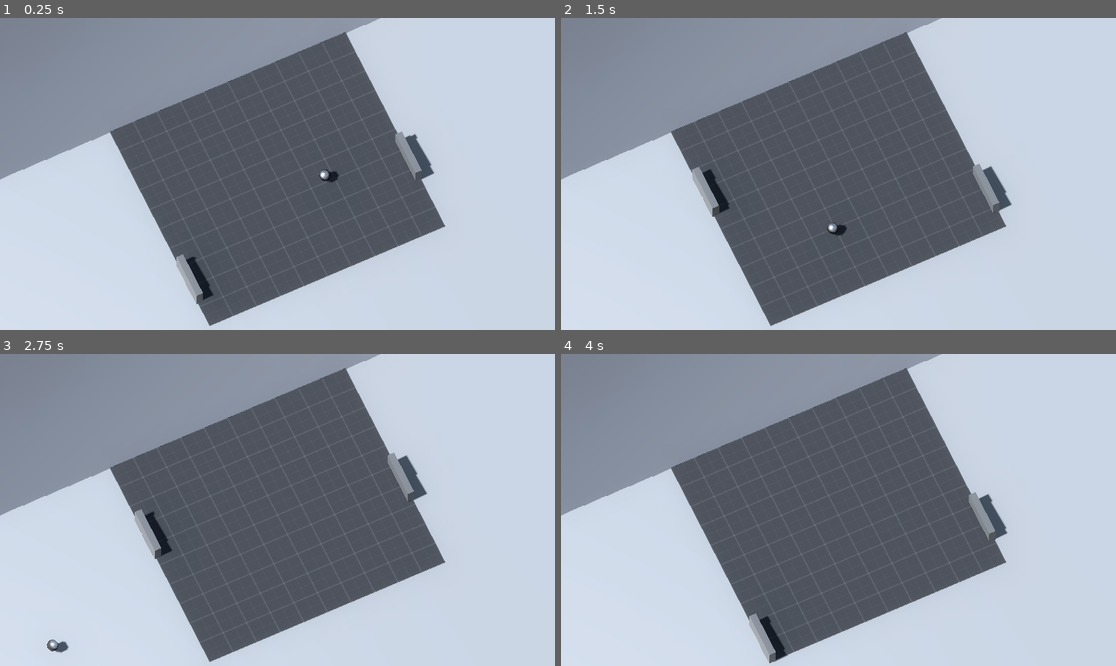
Above: before the commit, frames 1-4 (two rows, left to right).
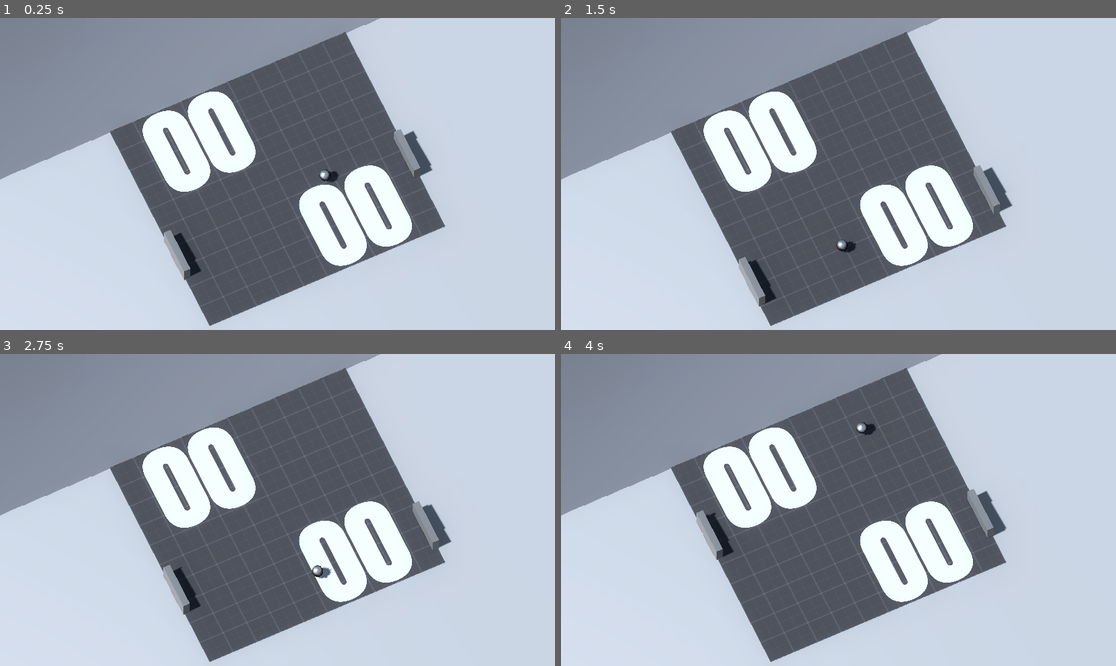
Above: after the commit, the same moments.

Repository: newtsquid-games/newtsquid-pingpong
Game: Godot game, scene res://stages/pingpong-stage.tscn
Same seed, same stepped clock (60 frames per second), same inputs: the game is played once before the commit and once after it.
Inputs (mouse positions are in pixels of both pictures, inside the frame that each line leads up to):
- Up to frame 1 (0.25 s): no input
- Up to frame 2 (1.5 s): move the mouse to (960, 158) at 0.52 s; hold W (MoveUp1) 0.53-1.28 s; move the mouse to (727, 189) at 1.27 s; hold S (MoveDown1) from 1.28 s (still down)
- Up to frame 3 (2.75 s): move the mouse to (333, 441) at 2.02 s; release S (MoveDown1) at 2.03 s; hold W (MoveUp1) from 2.03 s (still down)
- Up to frame 4 (4 s): move the mouse to (810, 572) at 2.77 s; move the mouse to (1005, 556) at 3.52 s; release W (MoveUp1) at 3.53 s; hold S (MoveDown1) from 3.53 s (still down)

The runs differ from the first frame. In frame 1, 8.4% of the frame differs, in the area x 25-79%, y 23-92%; in frame 2, 8.9%; in frame 3, 9.9%, in the area x 8-82%, y 23-96%; in frame 4, 8.9%.

Commit message:
Added score and reset ball system

Diff:
--- a/objects/ball.gd
+++ b/objects/ball.gd
@@ -89,3 +89,10 @@
 	#me.position.z += verticalVelocity * delta * ballspeed
 
 	me.position += getBallVelocity(delta)
+
+	if(me.position.x < -bounds * 3):
+		rightPaddle.awardPoints(1)
+		reset()
+	elif(me.position.x > bounds * 3):
+		leftPaddle.awardPoints(1)
+		reset()
--- a/objects/paddle.gd
+++ b/objects/paddle.gd
@@ -3,6 +3,7 @@
 enum direction {UP, DOWN, STATIONARY}
 
 @onready var ball = $"../Ball"
+@onready var me = $"."
 
 @onready var paddleObj = $PaddleObject
 @onready var currentState := direction.STATIONARY
@@ -18,10 +19,21 @@
 
 @export var ai := false
 
+@export var scoreboard : Label3D
+
+@onready var paddleTargetZ = 0
+
 
 @onready var noise = FastNoiseLite.new()
 
 var verticalMotion := 0.25
+var score = 0
+
+func awardPoints(pointNum):
+	score += pointNum
+	scoreboard.text = str(score)
+	if scoreboard.text.length() < 2:
+		scoreboard.text = '0' + scoreboard.text
 
 func getPaddlePos():
 	return paddleObj.position
@@ -32,19 +44,6 @@
 
 		var windowsize = get_viewport().get_visible_rect().size
 		verticalMotion = (-((1.0-(event.position.x / windowsize.x)) - 0.5) + (event.position.y / windowsize.y) - 0.5)
-	#if event.is_action(upInput)  && event.is_pressed():
-		#currentState = direction.UP
-	#if event.is_action(downInput) && event.is_pressed():
-		#currentState = direction.DOWN
-		#
-	#if event.is_action(upInput) && currentState == direction.UP  && event.is_released():
-		#currentState = direction.STATIONARY
-	#if event.is_action(downInput) && currentState == direction.DOWN && event.is_released():
-		#currentState = direction.STATIONARY
-
-	#if event is InputEventMouseMotion:
-		#print("Mouse Velocity at: ", event.velocity)
-		#verticalMotion += event.velocity.y
 
 # Called when the node enters the scene tree for the first time.
 func _ready():
@@ -63,7 +62,8 @@
 
 	if ai:
 		var velocity = ball.getBallVelocity(.03)
-		var incoming = (velocity.x > 0) != (paddleObj.position.x > 0)
+		var incoming = ((velocity.x > 0) == (me.position.x > 0))
+		print(incoming)
 
 		if incoming:
 			#var wobble = cos( Time.get_unix_time_from_system() * 3.0) * 0.05
@@ -72,7 +72,7 @@
 			var wobble3 = cos( Time.get_unix_time_from_system() * 4.0) + 1
 			velocity.z += wobble2
 			verticalMotion = lerpf(verticalMotion, ((ball.position.z + wobble) / bounds) + velocity.z, delta * 3 + wobble3 * delta)
-			print(wobble)
+			#print(wobble)
 		else:
 			var randomPlace = (cos( Time.get_unix_time_from_system() * 2.1) * bounds)
 			verticalMotion = lerpf(verticalMotion, randomPlace, delta * 0.1)
@@ -80,13 +80,15 @@
 
 
 
-	paddleObj.position += travelVec
+	paddleTargetZ += travelVec.z
 
 	var furthestDist = bounds - paddleRadius
 	if ai:
-		paddleObj.position.z = verticalMotion * bounds
+		paddleTargetZ = verticalMotion * bounds
 	else:
-		paddleObj.position.z = verticalMotion * bounds * 2.25
+		paddleTargetZ = verticalMotion * bounds * 2.25
+
+	paddleObj.position.z = lerp(paddleObj.position.z, paddleTargetZ, .25)
 
 	paddleObj.position.z = min(paddleObj.position.z, furthestDist)
 	paddleObj.position.z = max(paddleObj.position.z, -furthestDist)
--- a/stages/pingpong-stage.tscn
+++ b/stages/pingpong-stage.tscn
@@ -6,6 +6,7 @@
 [ext_resource type="Texture2D" uid="uid://dha4lb3ntg0es" path="res://addons/kenney_prototype_textures/dark/texture_05.png" id="4_gfbhm"]
 [ext_resource type="PackedScene" uid="uid://b8smu855kbbhm" path="res://objects/Ball.tscn" id="4_wl63h"]
 [ext_resource type="PackedScene" uid="uid://631w3dc2kkc0" path="res://objects/Paddle.tscn" id="6_duoq8"]
+[ext_resource type="FontFile" uid="uid://darmepo7hsvp" path="res://ui/Thunder-OpenType-PS/Thunder-ExtraBoldLC.otf" id="7_y8uo2"]
 
 [sub_resource type="PlaneMesh" id="PlaneMesh_rvwfe"]
 size = Vector2(40, 40)
@@ -65,14 +66,17 @@
 hitVelocityDamping = 0.3
 ballspeed = 8.0
 
-[node name="RightPaddle" parent="." instance=ExtResource("6_duoq8")]
+[node name="RightPaddle" parent="." node_paths=PackedStringArray("scoreboard") instance=ExtResource("6_duoq8")]
 transform = Transform3D(1, 0, 0, 0, 1, 0, 0, 0, 1, 5.4, -0.246142, 0)
 paddleSpeed = 8
 ai = true
+scoreboard = NodePath("../score-right")
 
-[node name="LeftPaddle" parent="." instance=ExtResource("6_duoq8")]
+[node name="LeftPaddle" parent="." node_paths=PackedStringArray("scoreboard") instance=ExtResource("6_duoq8")]
 transform = Transform3D(1, 0, 0, 0, 1, 0, 0, 0, 1, -5.4, -0.246142, 0)
 paddleSpeed = 8
+ai = true
+scoreboard = NodePath("../score-left")
 
 [node name="Node3D" type="Node3D" parent="."]
 transform = Transform3D(0.906308, -0.178606, -0.383022, 0, 0.906308, -0.422618, 0.422618, 0.383022, 0.821394, 0, 0, 0)
@@ -85,3 +89,29 @@
 projection = 1
 current = true
 size = 13.184
+
+[node name="score-left" type="Label3D" parent="."]
+transform = Transform3D(1, 0, 0, 0, -4.37114e-08, 1, 0, -1, -4.37114e-08, -4.37895, -0.479639, 0.00942886)
+shaded = true
+modulate = Color(0.699653, 0.699653, 0.699653, 1)
+outline_modulate = Color(0, 0, 0, 0)
+text = "00
+"
+font = ExtResource("7_y8uo2")
+font_size = 1085
+outline_size = 0
+horizontal_alignment = 0
+vertical_alignment = 2
+
+[node name="score-right" type="Label3D" parent="."]
+transform = Transform3D(1, 0, 0, 0, -4.37114e-08, 1, 0, -1, -4.37114e-08, 4.37786, -0.479639, 0.93635)
+shaded = true
+modulate = Color(0.699653, 0.699653, 0.699653, 1)
+outline_modulate = Color(0, 0, 0, 0)
+text = "00
+"
+font = ExtResource("7_y8uo2")
+font_size = 1085
+outline_size = 0
+horizontal_alignment = 2
+vertical_alignment = 0
Not shown: 1 places in stages/pingpong-stage.tscn that only renumber resources
Binary file added: ui/Thunder-OpenType-PS/Thunder-BlackLC.otf
Not shown, added: ui/Thunder-OpenType-PS/Thunder-BlackLC.otf.import
Binary file added: ui/Thunder-OpenType-PS/Thunder-BlackLCItalic.otf
Not shown, added: ui/Thunder-OpenType-PS/Thunder-BlackLCItalic.otf.import
Binary file added: ui/Thunder-OpenType-PS/Thunder-BoldLC.otf
Not shown, added: ui/Thunder-OpenType-PS/Thunder-BoldLC.otf.import
Binary file added: ui/Thunder-OpenType-PS/Thunder-BoldLCItalic.otf
Not shown, added: ui/Thunder-OpenType-PS/Thunder-BoldLCItalic.otf.import
Binary file added: ui/Thunder-OpenType-PS/Thunder-ExtraBoldLC.otf
Not shown, added: ui/Thunder-OpenType-PS/Thunder-ExtraBoldLC.otf.import
Binary file added: ui/Thunder-OpenType-PS/Thunder-ExtraBoldLCItalic.otf
(and 25 more such lines)
